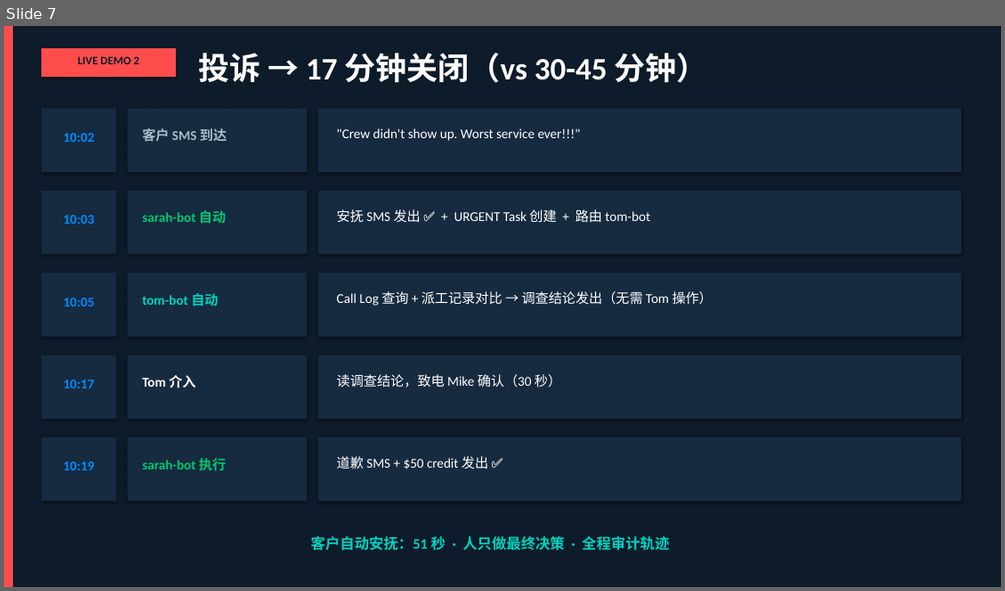
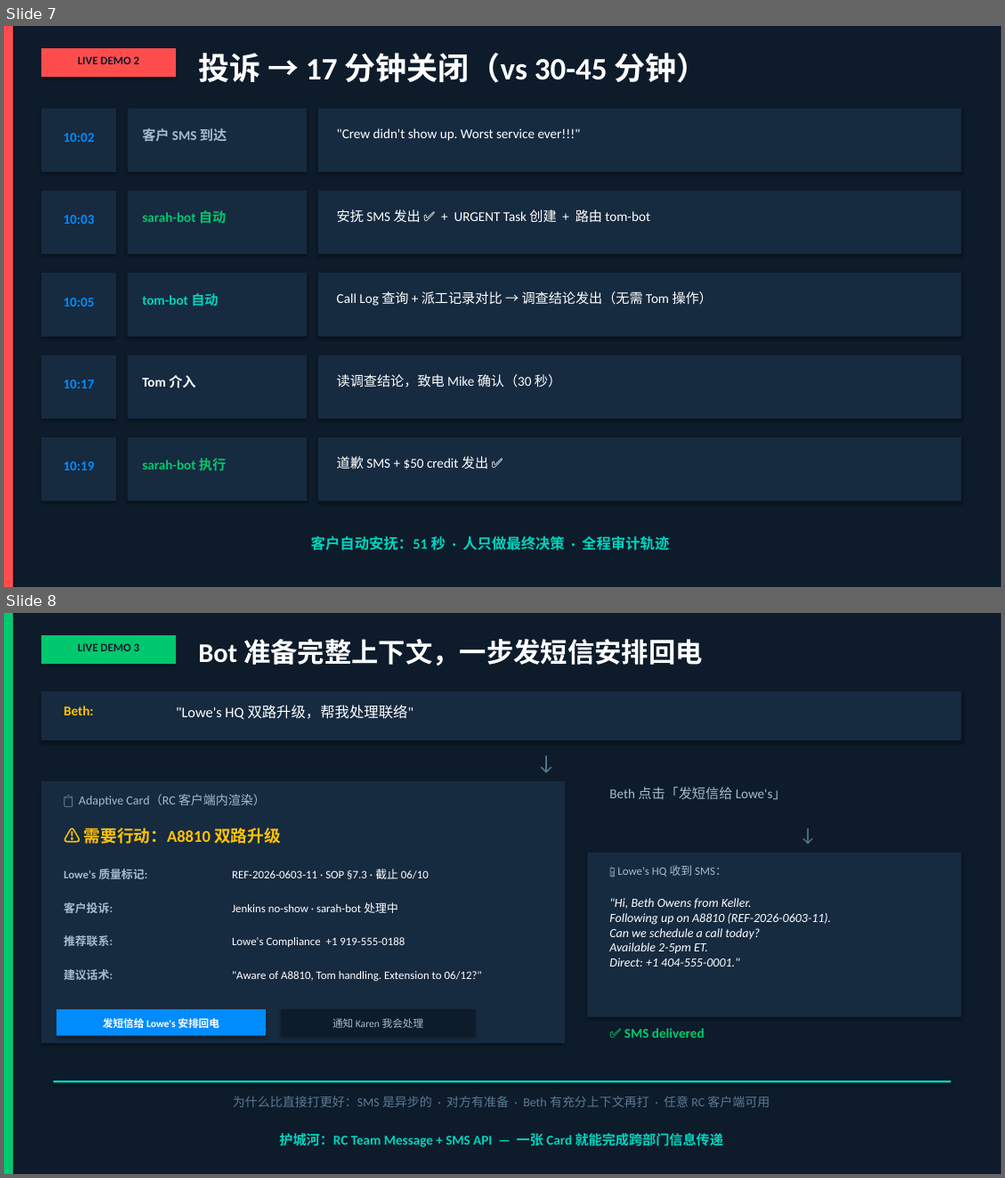
Before and after one commit to ringclaw/ringclaw, a slide deck: outputs/keller-poc/AgentRun-Hackathon-Pitch.pptx. Shown one above the other, each under a label of ours: slide 7 before the commit, slides 7 and 8 after it. The pictures are 1005x591 and 1005x1178 pixels, drawn with LibreOffice and Linux fonts; fonts in the diff are those of the drawing. Boxes give left, top, right and bottom in pixels: in the first picture for what was removed or moved away, otherwise in the second. Text is boxed around its words. In the diff, an @@ line names an element or a change of style, - is before the commit and + after.

Commit message:
docs: add keller poc runbook and skills

```diff
--- a/outputs/keller-poc/AgentRun-Hackathon-Pitch.pptx
+++ b/outputs/keller-poc/AgentRun-Hackathon-Pitch.pptx
@@ slide 8 added at (x1=4, y1=613, x2=1001, y2=1174), background #0D1B2A @@
@@ rectangle added at (x1=4, y1=613, x2=13, y2=1174), fill #00C86E @@
@@ rectangle added at (x1=41, y1=635, x2=176, y2=664), fill #00C86E @@
@@ text added at (x1=198, y1=639, x2=703, y2=666), 26 pt, text #FFFFFF, bold @@
+Bot 准备完整上下文，一步发短信安排回电
@@ text added at (x1=78, y1=643, x2=139, y2=651), 11 pt, text #0D1B2A, bold @@
+LIVE DEMO 3
@@ rectangle added at (x1=41, y1=691, x2=961, y2=740), fill #162A40 @@
@@ text added at (x1=64, y1=706, x2=94, y2=715), 13 pt, text #FFC107, bold @@
+Beth:
@@ text added at (x1=176, y1=705, x2=414, y2=719), 14 pt, text #FFFFFF @@
+"Lowe's HQ 双路升级，帮我处理联络"
@@ text added at (x1=490, y1=747, x2=602, y2=776), 20 pt, text #5A7A94 @@
+↓
@@ rectangle added at (x1=41, y1=781, x2=565, y2=1043), fill #162A40 @@
@@ text added at (x1=79, y1=794, x2=266, y2=806), 12 pt, text #A8BBCC @@
+📋 Adaptive Card（RC 客户端内渲染）
@@ text added at (x1=609, y1=787, x2=786, y2=800), 13 pt, text #A8BBCC @@
+Beth 点击「发短信给 Lowe's」
@@ text added at (x1=752, y1=819, x2=864, y2=849), 18 pt, text #5A7A94 @@
+↓
@@ text added at (x1=84, y1=827, x2=280, y2=844), 16 pt, text #FFC107, bold @@
+⚠️ 需要行动：A8810 双路升级
@@ rectangle added at (x1=587, y1=852, x2=961, y2=1017), fill #162A40 @@
@@ text added at (x1=64, y1=868, x2=147, y2=879), 11 pt, text #A8BBCC, bold @@
+Lowe's 质量标记:
@@ text added at (x1=232, y1=868, x2=429, y2=879), 11 pt, text #FFFFFF @@
+REF-2026-0603-11 · SOP §7.3 · 截止 06/10
@@ text added at (x1=617, y1=865, x2=727, y2=876), 11 pt, text #A8BBCC @@
+📱 Lowe's HQ 收到 SMS：
@@ text added at (x1=64, y1=902, x2=113, y2=913), 11 pt, text #A8BBCC, bold @@
+客户投诉:
@@ text added at (x1=232, y1=902, x2=398, y2=913), 11 pt, text #FFFFFF @@
+Jenkins no-show · sarah-bot 处理中
@@ text added at (x1=609, y1=898, x2=832, y2=966), 12 pt, text #FFFFFF, italic @@
+"Hi, Beth Owens from Keller.
+Following up on A8810 (REF-2026-0603-11).
+Can we schedule a call today?
+Available 2-5pm ET.
+Direct: +1 404-555-0001."
@@ text added at (x1=64, y1=935, x2=113, y2=946), 11 pt, text #A8BBCC, bold @@
+推荐联系:
@@ text added at (x1=232, y1=937, x2=404, y2=947), 11 pt, text #FFFFFF @@
+Lowe's Compliance +1 919-555-0188
@@ text added at (x1=64, y1=969, x2=113, y2=980), 11 pt, text #A8BBCC, bold @@
+建议话术:
@@ text added at (x1=232, y1=971, x2=482, y2=981), 11 pt, text #FFFFFF @@
+"Aware of A8810, Tom handling. Extension to 06/12?"
@@ rectangle added at (x1=57, y1=1009, x2=266, y2=1036), fill #008CFF @@
@@ rectangle added at (x1=281, y1=1009, x2=475, y2=1036), fill #0D1B2A @@
@@ text added at (x1=103, y1=1018, x2=219, y2=1028), 10 pt, text #FFFFFF, bold @@
+发短信给 Lowe's 安排回电
@@ text added at (x1=332, y1=1018, x2=424, y2=1028), 10 pt, text #A8BBCC @@
+通知 Karen 我会处理
@@ text added at (x1=624, y1=1028, x2=704, y2=1038), 13 pt, text #00C86E, bold @@
+✅ SMS delivered
@@ rectangle added at (x1=53, y1=1080, x2=951, y2=1083), fill #00D4BE @@
@@ text added at (x1=233, y1=1095, x2=769, y2=1107), 12 pt, text #5A7A94 @@
+为什么比直接打更好：SMS 是异步的 · 对方有准备 · Beth 有充分上下文再打 · 任意 RC 客户端可用
@@ text added at (x1=279, y1=1133, x2=724, y2=1147), 13 pt, text #00D4BE, bold @@
+护城河：RC Team Message + SMS API — 一张 Card 就能完成跨部门信息传递
```
Also in this commit, not shown: 1 slide changed, 1 slide removed, 7 other files.
